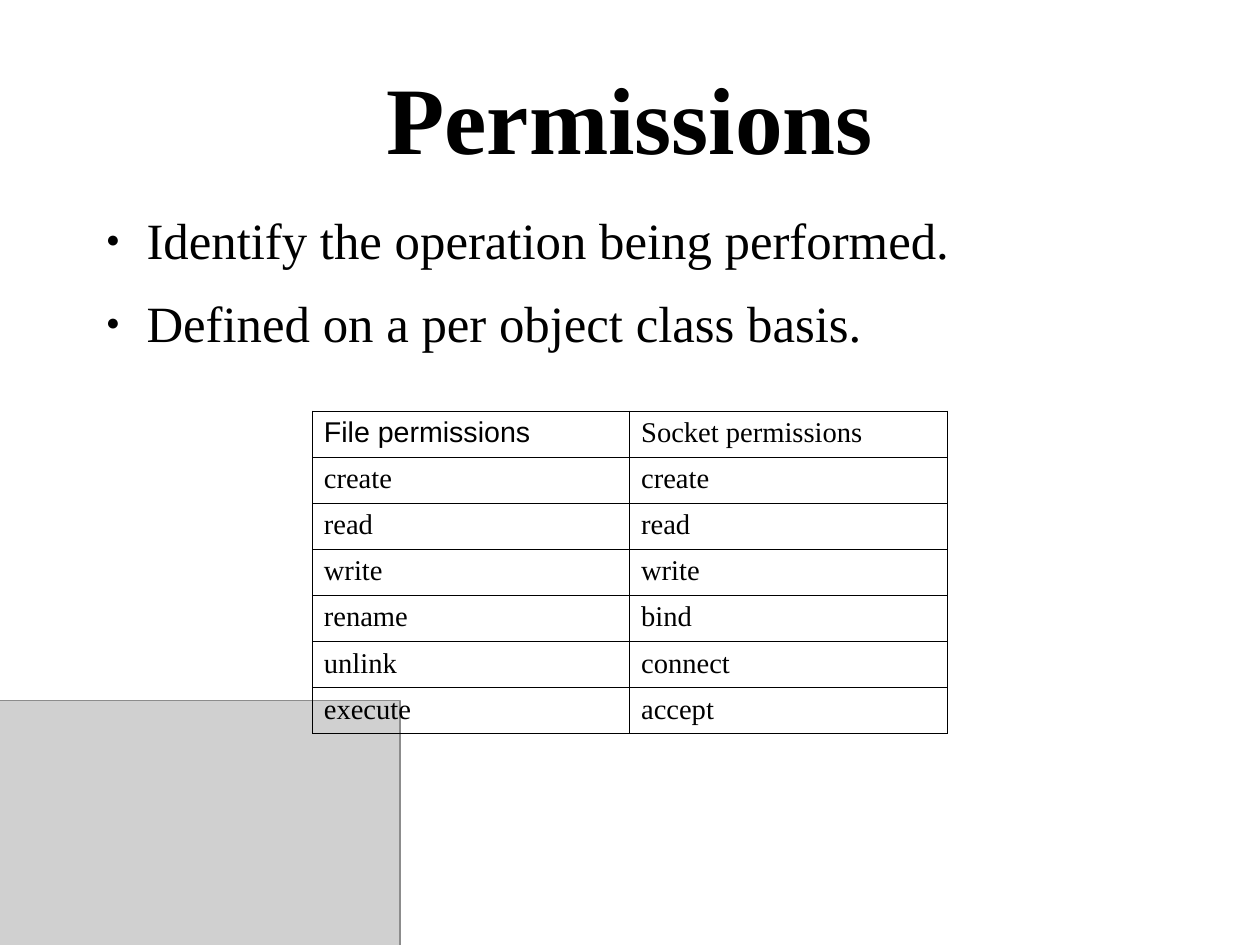
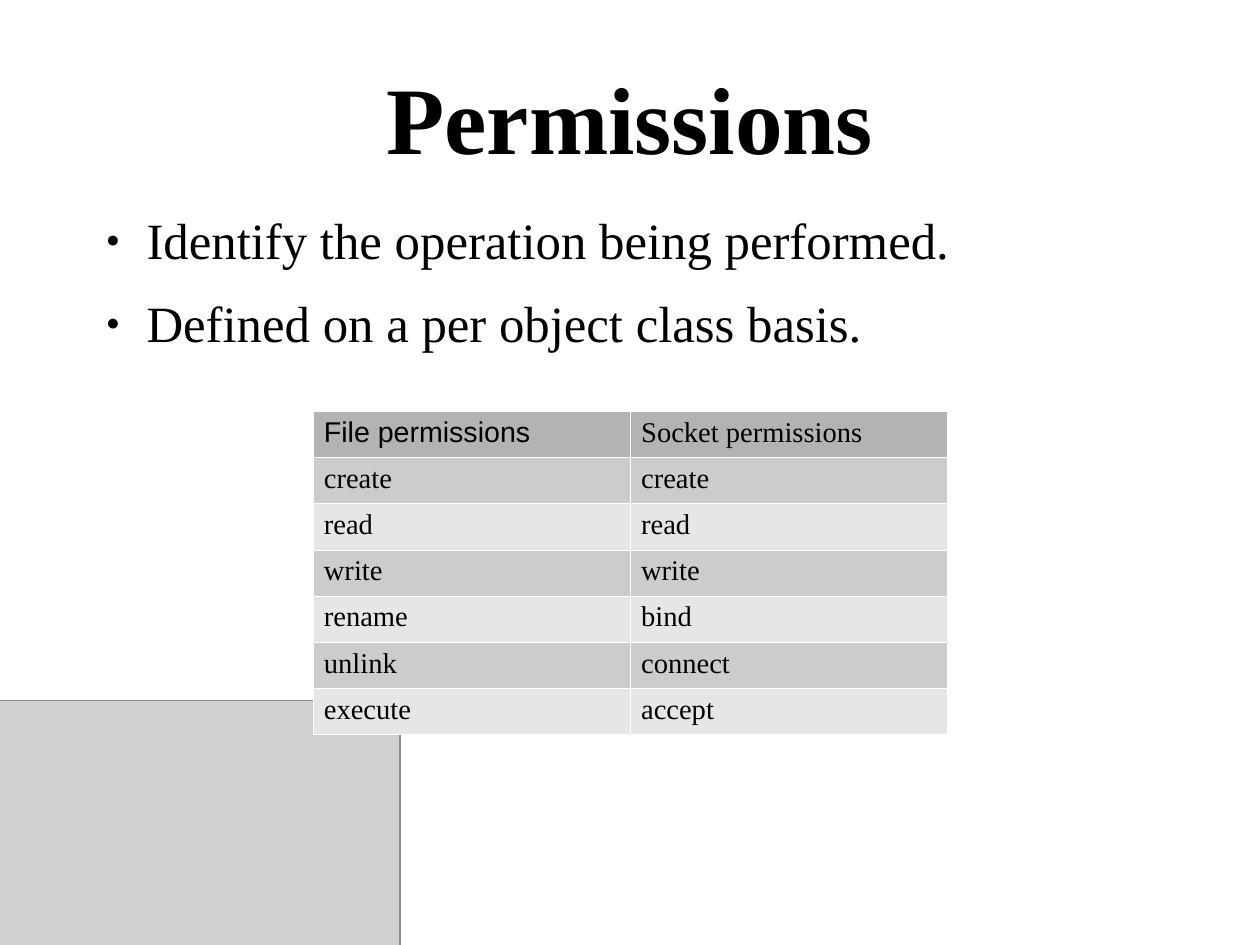
Before and after one commit to dpquigl/demystifying-selinux, a slide deck: slide 25 of selinux-introduction/selinux_introduction.odp. Drawn at 1260x945 pixels with LibreOffice and Linux fonts; fonts in the diff are those of the drawing; grey boxes stand for pictures. Boxes give left, top, right and bottom in pixels: in the first picture for what was removed or moved away, otherwise in the second. Text is boxed around its words. In the diff, an @@ line names an element or a change of style, - is before the commit and + after.

```diff
--- a/selinux-introduction/selinux_introduction.odp
+++ b/selinux-introduction/selinux_introduction.odp
@@ table at <box>313,412,949,734</box> @@
@@ fill none to #B3B3B3 in row 1 @@
@@ fill none to #CCCCCC in 6 cells @@
@@ fill none to #E6E6E6 in 6 cells @@
@@ borders changed @@
```
Also in this commit, not shown: 5 other slides changed.
